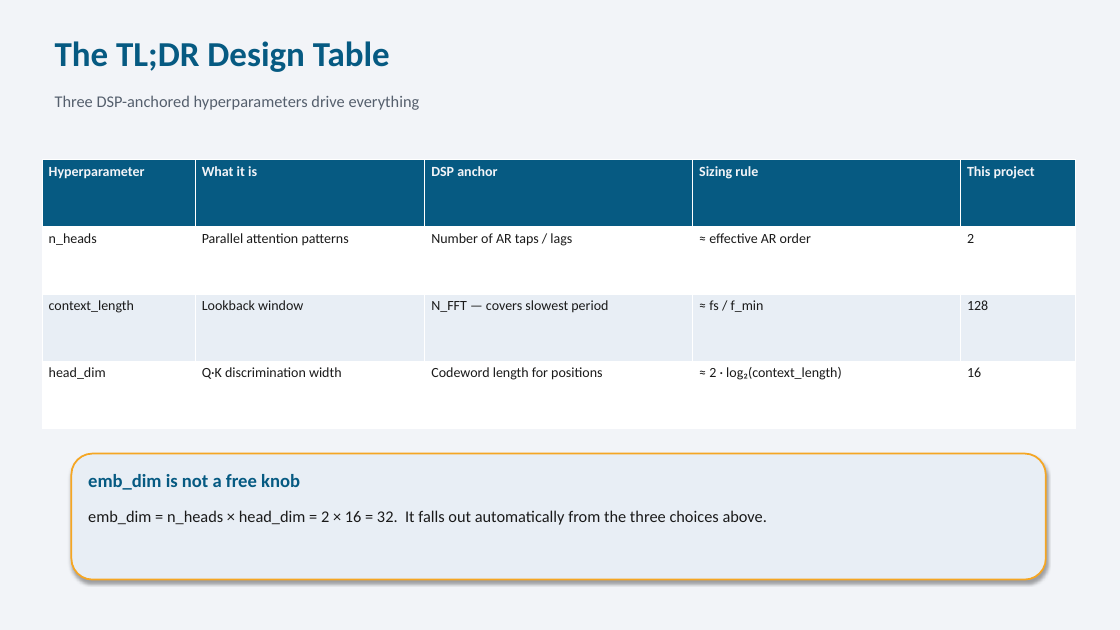
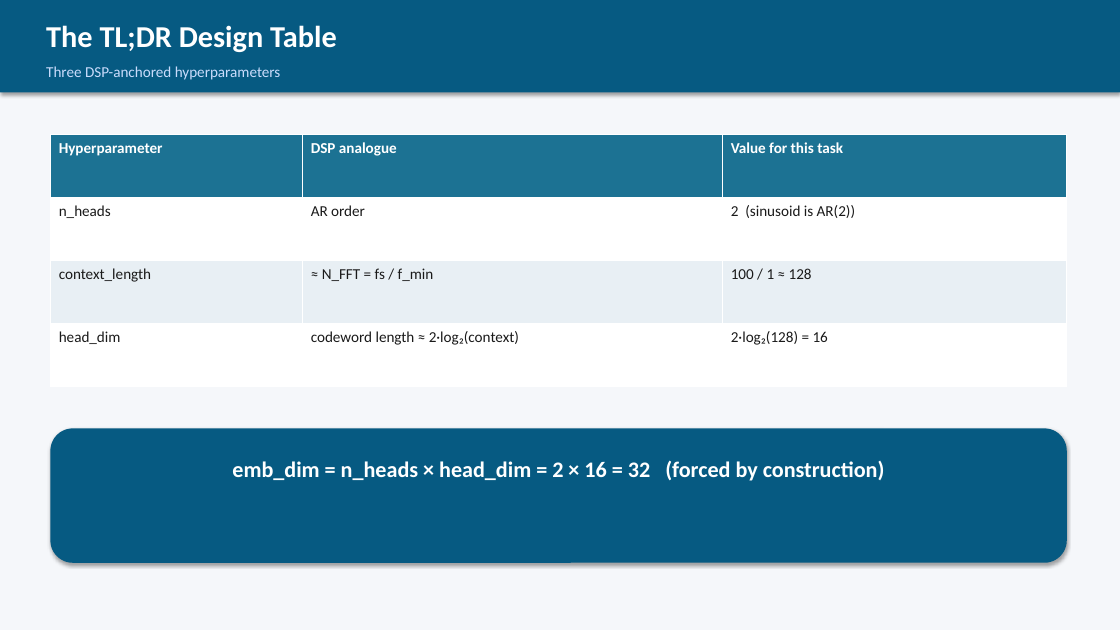
Before and after one commit to makarkul/LLMs-from-scratch, a slide deck: slide 6 of sinusoid_recovery/sinusoid_transformer_design.pptx. Drawn at 1120x630 pixels with LibreOffice and Linux fonts; fonts in the diff are those of the drawing. Boxes give left, top, right and bottom in pixels: in the first picture for what was removed or moved away, otherwise in the second. Text is boxed around its words. In the diff, an @@ line names an element or a change of style, - is before the commit and + after.

```diff
--- a/sinusoid_recovery/sinusoid_transformer_design.pptx
+++ b/sinusoid_recovery/sinusoid_transformer_design.pptx
@@ rectangle at (0,0,1120,630): fill #F2F4F8 to #F5F7FA; shadow on @@
@@ rectangle added at (0,0,1120,92), fill #065A82 @@
@@ text "The TL;DR Design Table": place and size @@
-text "The TL;DR Design Table" at (55,41,390,72)
+text "The TL;DR Design Table" at (46,25,337,52)
@@ text "The TL;DR Design Table" at (46,25,337,52): size 30 to 26 pt, text colour #065A82 to #FFFFFF @@
@@ text at (46,66,281,80): text changed; size 14 to 13 pt; text colour #555F6D to #CADCFC @@
-Three DSP-anchored hyperparameters drive everything
+Three DSP-anchored hyperparameters
@@ table at (50,134,1067,386) @@
-column 2: What it is | Parallel attention patterns | Lookback window | Q·K discrimination width
-column 3: DSP anchor | Number of AR taps / lags | N_FFT — covers slowest period | Codeword length for positions
-column 4: Sizing rule | ≈ effective AR order | ≈ fs / f_min | ≈ 2 · log₂(context_length)
-column 5: This project | 2 | 128 | 16
+column 2: DSP analogue | AR order | ≈ N_FFT = fs / f_min | codeword length ≈ 2·log₂(context)
+column 3: Value for this task | 2 (sinusoid is AR(2)) | 100 / 1 ≈ 128 | 2·log₂(128) = 16
@@ table: place and size @@
-table at (42,160,1075,429)
+table at (50,134,1067,386)
@@ rounded rectangle: place and size @@
-rounded rectangle at (71,454,1046,580)
+rounded rectangle at (50,429,1067,563)
@@ rounded rectangle at (50,429,1067,563): fill #E8EEF5 to #065A82; outline #F5A623 1.5 pt to none @@
@@ text removed at (88,474,300,490) @@
-emb_dim is not a free knob
@@ text at (232,460,885,481): text changed; size 14 to 19 pt; text colour #1A1A1A to #FFFFFF; bold on @@
-emb_dim = n_heads × head_dim = 2 × 16 = 32. It falls out automatically from the three choices above.
+emb_dim = n_heads × head_dim = 2 × 16 = 32 (forced by construction)
```
Also in this commit, not shown: 3 other slides changed, 14 slides added, 16 slides removed, 22 other files.
